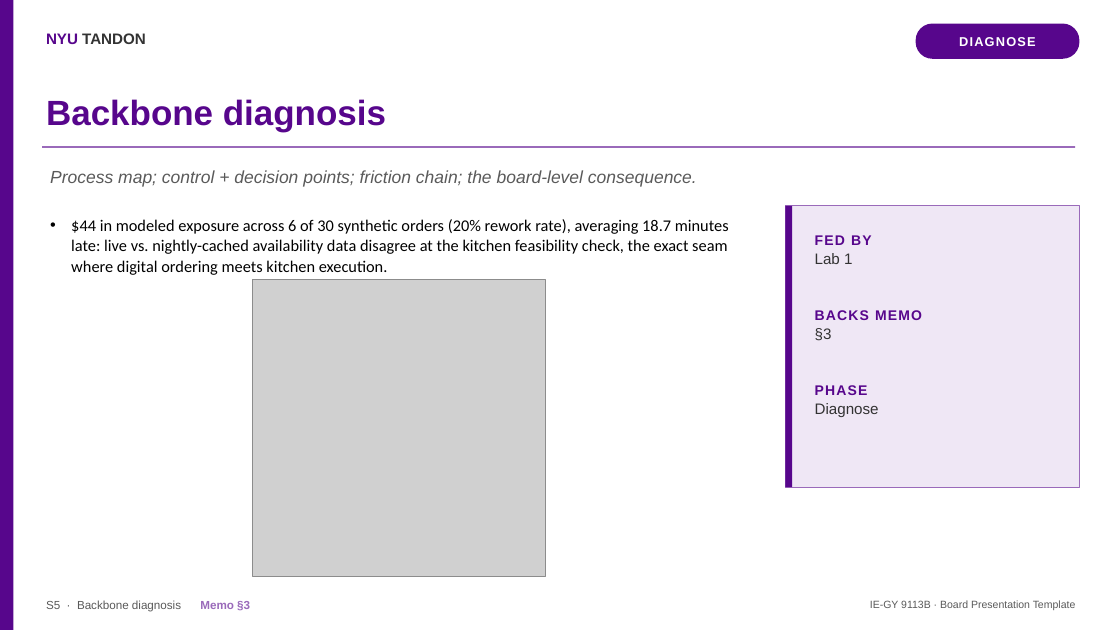
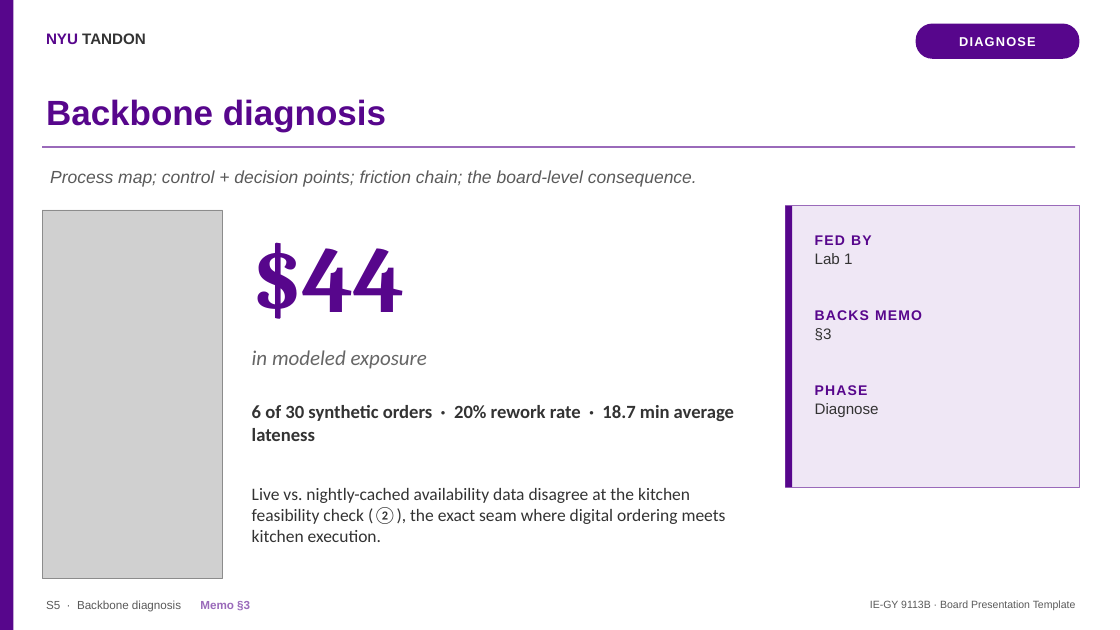
Before and after one commit to salawhaaat/erp2agentic, a slide deck: slide 6 of project/Board-Presentation-Sweetgreen.pptx. Drawn at 1120x630 pixels with LibreOffice and Linux fonts; fonts in the diff are those of the drawing; grey boxes stand for pictures. Boxes give left, top, right and bottom in pixels: in the first picture for what was removed or moved away, otherwise in the second. Text is boxed around its words. In the diff, an @@ line names an element or a change of style, - is before the commit and + after.

```diff
--- a/project/Board-Presentation-Sweetgreen.pptx
+++ b/project/Board-Presentation-Sweetgreen.pptx
@@ picture added at [42, 210, 223, 579] @@
@@ text added at [252, 242, 406, 319], 80 pt, text #57068C, bold @@
+$44
@@ picture removed at [253, 279, 545, 576] @@
@@ text added at [252, 350, 427, 369], 18 pt, text #666666, italic @@
+in modeled exposure
@@ text added at [252, 405, 734, 441], 16 pt, text #333333, bold @@
+6 of 30 synthetic orders · 20% rework rate · 18.7 min average lateness
@@ text at [252, 488, 726, 542]: text changed; size 14 to 15 pt; text colour #000000 to #333333 @@
-• $44 in modeled exposure across 6 of 30 synthetic orders (20% rework rate), averaging 18.7 minutes late: live vs. nightly-cached availability data disagree at the kitchen feasibility check, the exact seam where digital ordering meets kitchen execution.
+Live vs. nightly-cached availability data disagree at the kitchen feasibility check (②), the exact seam where digital ordering meets kitchen execution.
```
Also in this commit, not shown: 2 other files.
